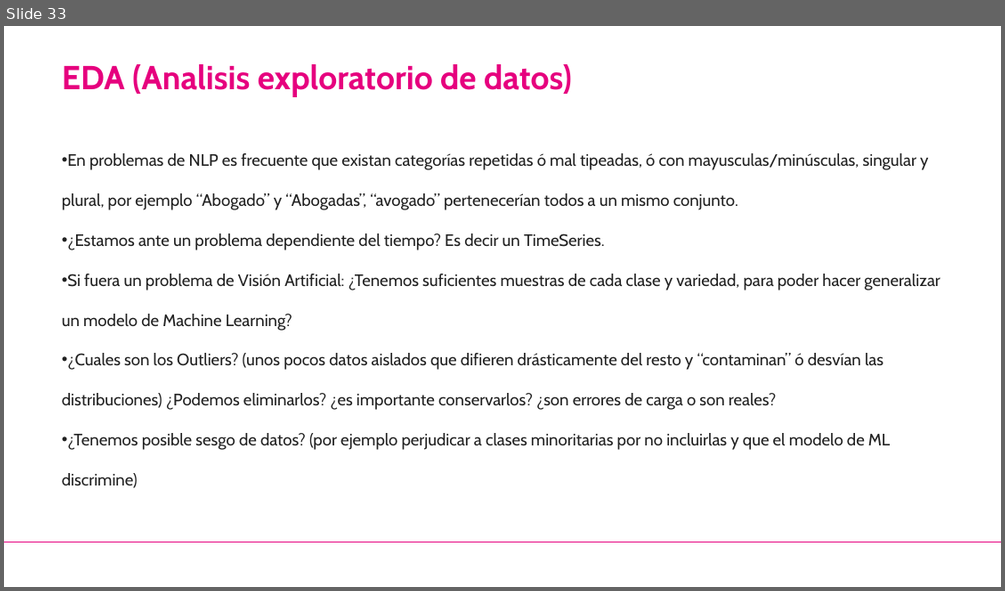
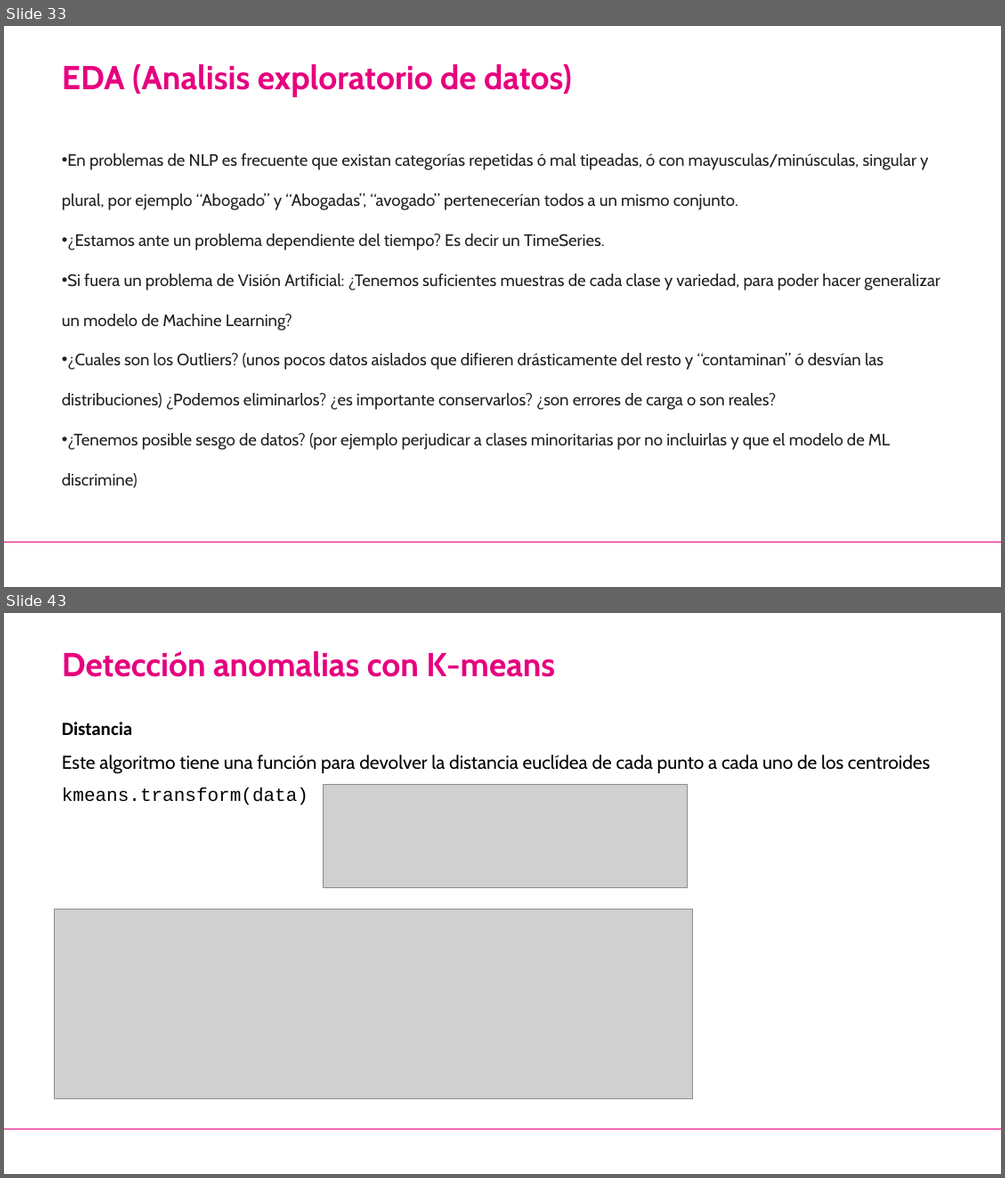
Before and after one commit to jorcapla/UE_proyecto_bigdata, a slide deck: Detección de anomalias/Deteccion_Anomalias.pptx. Shown one above the other, each under a label of ours: slide 33 before the commit, slides 33 and 43 after it; the slides between them are not shown. The pictures are 1005x591 and 1005x1178 pixels, drawn with LibreOffice and Linux fonts; fonts in the diff are those of the drawing; grey boxes stand for pictures; background and template pictures are left out. Boxes give left, top, right and bottom in pixels: in the first picture for what was removed or moved away, otherwise in the second. Text is boxed around its words. In the diff, an @@ line names an element or a change of style, - is before the commit and + after.

```diff
--- a/Detección de anomalias/Deteccion_Anomalias.pptx
+++ b/Detección de anomalias/Deteccion_Anomalias.pptx
@@ slide 43 added at [4, 613, 1001, 1174], background #FFFFFF; not listed: 1 template element that a slide beside it also shows @@
@@ text added at [62, 651, 555, 677], 32 pt, text #E6007E, bold @@
+Detección anomalias con K-means
@@ text added at [62, 722, 930, 774], 18 pt, text #000000 @@
+Distancia
+Este algoritmo tiene una función para devolver la distancia euclídea de cada punto a cada uno de los centroides
@@ text added at [62, 788, 308, 805], 18 pt, text #000000 @@
+kmeans.transform(data)
@@ picture added at [324, 784, 688, 887] @@
@@ picture added at [54, 908, 692, 1098] @@
```
Also in this commit, not shown: 17 other slides added, 18 other files.
